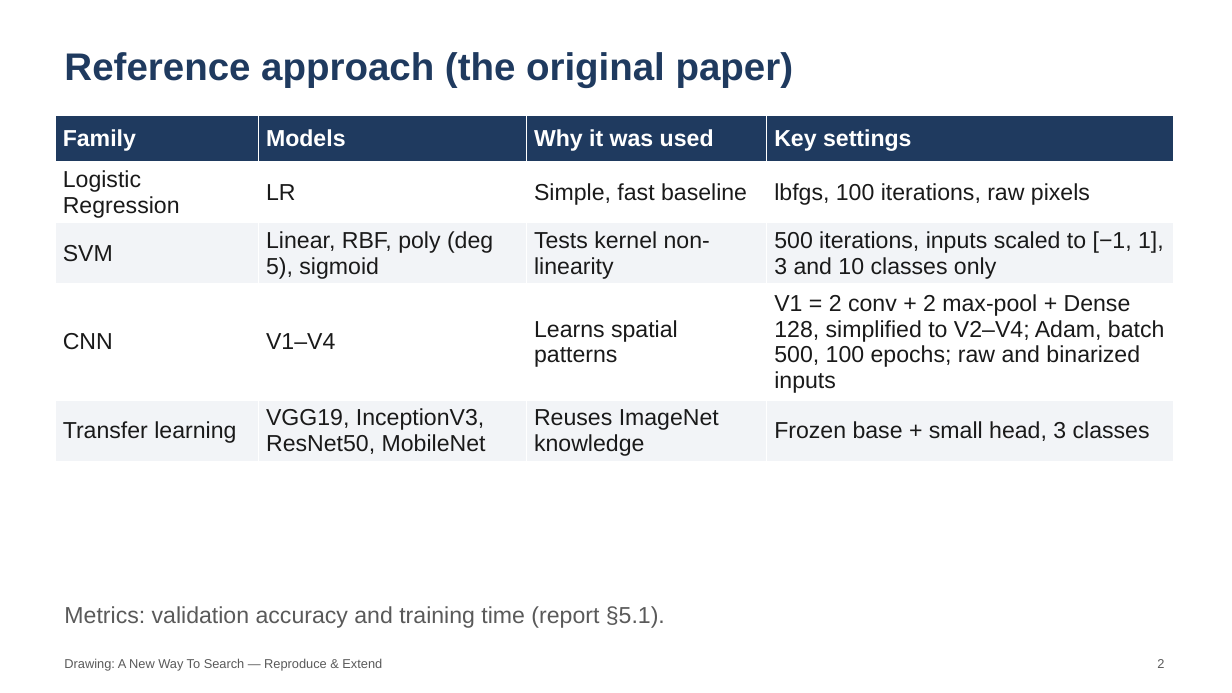
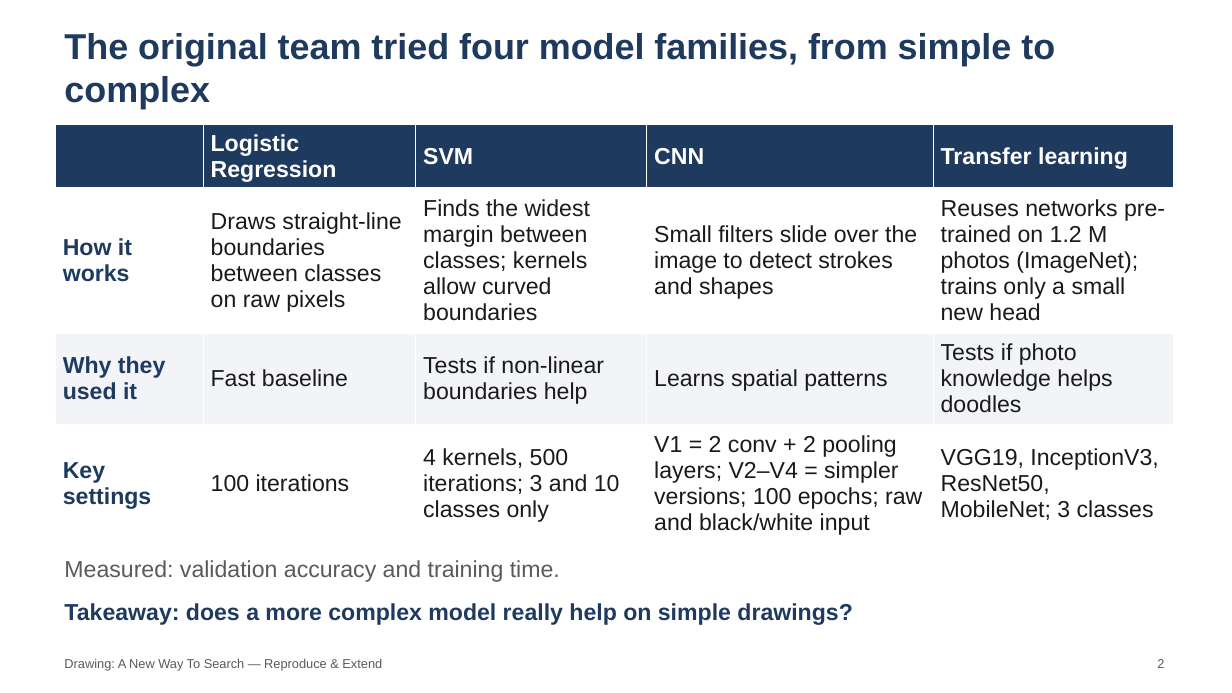
Before and after one commit to kesho475/ML-MiniProject, a slide deck: slide 2 of presentation/ML_MiniProject.pptx. Drawn at 1232x693 pixels with LibreOffice and Linux fonts; fonts in the diff are those of the drawing. Boxes give left, top, right and bottom in pixels: in the first picture for what was removed or moved away, otherwise in the second. Text is boxed around its words. In the diff, an @@ line names an element or a change of style, - is before the commit and + after.

```diff
--- a/presentation/ML_MiniProject.pptx
+++ b/presentation/ML_MiniProject.pptx
@@ text at bbox=[64, 33, 1055, 109]: text changed; size 30 to 28 pt @@
-Reference approach (the original paper)
+The original team tried four model families, from simple to complex
@@ table at bbox=[55, 125, 1174, 539] @@
-Family | Models | Why it was used | Key settings
-Logistic Regression | LR | Simple, fast baseline | lbfgs, 100 iterations, raw pixels
-SVM | Linear, RBF, poly (deg 5), sigmoid | Tests kernel non-linearity | 500 iterations, inputs scaled to [−1, 1], 3 and 10 classes only
-CNN | V1–V4 | Learns spatial patterns | V1 = 2 conv + 2 max-pool + Dense 128, simplified to V2–V4; Adam, batch 500, 100 epochs; raw and binarized inputs
-Transfer learning | VGG19, InceptionV3, ResNet50, MobileNet | Reuses ImageNet knowledge | Frozen base + small head, 3 classes
+ | Logistic Regression | SVM | CNN | Transfer learning
+How it works | Draws straight-line boundaries between classes on raw pixels | Finds the widest margin between classes; kernels allow curved boundaries | Small filters slide over the image to detect strokes and shapes | Reuses networks pre-trained on 1.2 M photos (ImageNet); trains only a small new head
+Why they used it | Fast baseline | Tests if non-linear boundaries help | Learns spatial patterns | Tests if photo knowledge helps doodles
+Key settings | 100 iterations | 4 kernels, 500 iterations; 3 and 10 classes only | V1 = 2 conv + 2 pooling layers; V2–V4 = simpler versions; 100 epochs; raw and black/white input | VGG19, InceptionV3, ResNet50, MobileNet; 3 classes
@@ table: place and size @@
-table at bbox=[55, 116, 1174, 460]
+table at bbox=[55, 125, 1174, 539]
@@ text at bbox=[64, 560, 560, 582]: text changed @@
-Metrics: validation accuracy and training time (report §5.1).
+Measured: validation accuracy and training time.
@@ text added at bbox=[64, 603, 852, 625], 18 pt, text #1F3A5F, bold @@
+Takeaway: does a more complex model really help on simple drawings?
```
Also in this commit, not shown: 6 other slides changed, 1 slide added, 1 slide removed, 7 other files.
